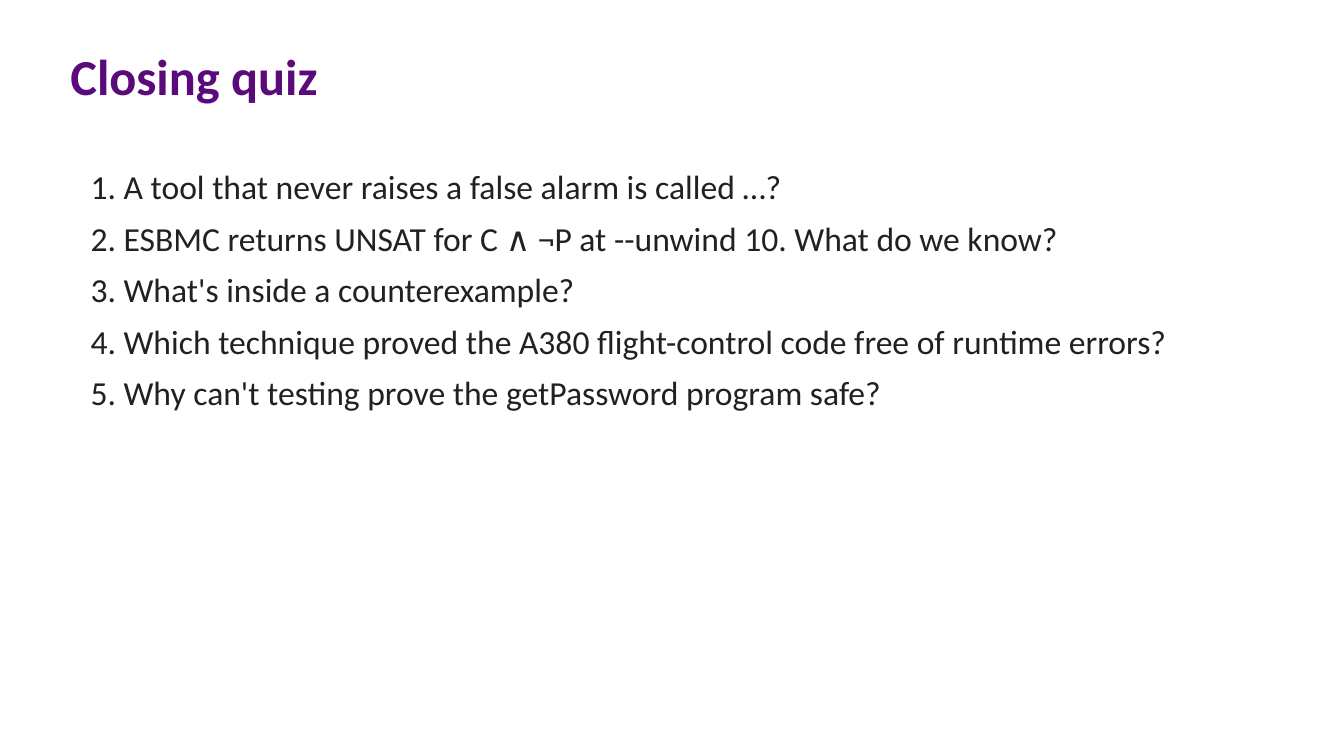
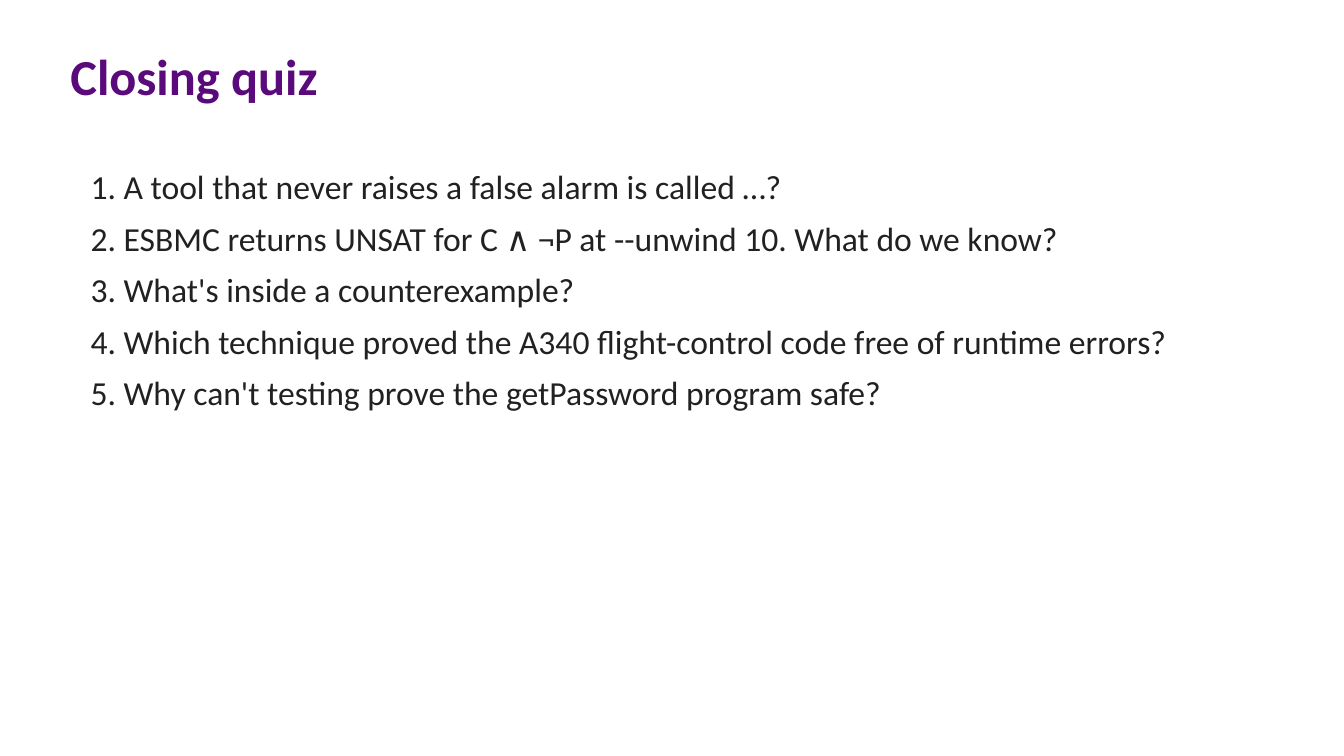
Before and after one commit to lucasccordeiro/unifei, a slide deck: slide 44 of slides/session1/01-session1-fundamentals.pptx. Drawn at 1344x756 pixels with LibreOffice and Linux fonts; fonts in the diff are those of the drawing. Boxes give left, top, right and bottom in pixels: in the first picture for what was removed or moved away, otherwise in the second. Text is boxed around its words. In the diff, an @@ line names an element or a change of style, - is before the commit and + after.

Commit message:
Correct industry-landscape facts against primary sources
KLEE's 56 serious bugs span coreutils/busybox/Minix (three coreutils
bugs hid for 15 years), not 56 in coreutils alone (OSDI 2008). SAGE
found ~1/3 of Win7 file-fuzzing bugs, running last (ACM Queue 2012).
Astrée's runtime-error proof was the A340 (132k LOC, 2003), then
applied to the A380. CompCert claim scoped to its verified core
(PLDI 2011). Quiz answer key and delivery plan updated to match.

```diff
--- a/slides/session1/01-session1-fundamentals.pptx
+++ b/slides/session1/01-session1-fundamentals.pptx
@@ text at (91, 330, 1166, 360): text changed @@
-4. Which technique proved the A380 flight-control code free of runtime errors?
+4. Which technique proved the A340 flight-control code free of runtime errors?
```
Also in this commit, not shown: 2 other slides changed, 4 other files.
